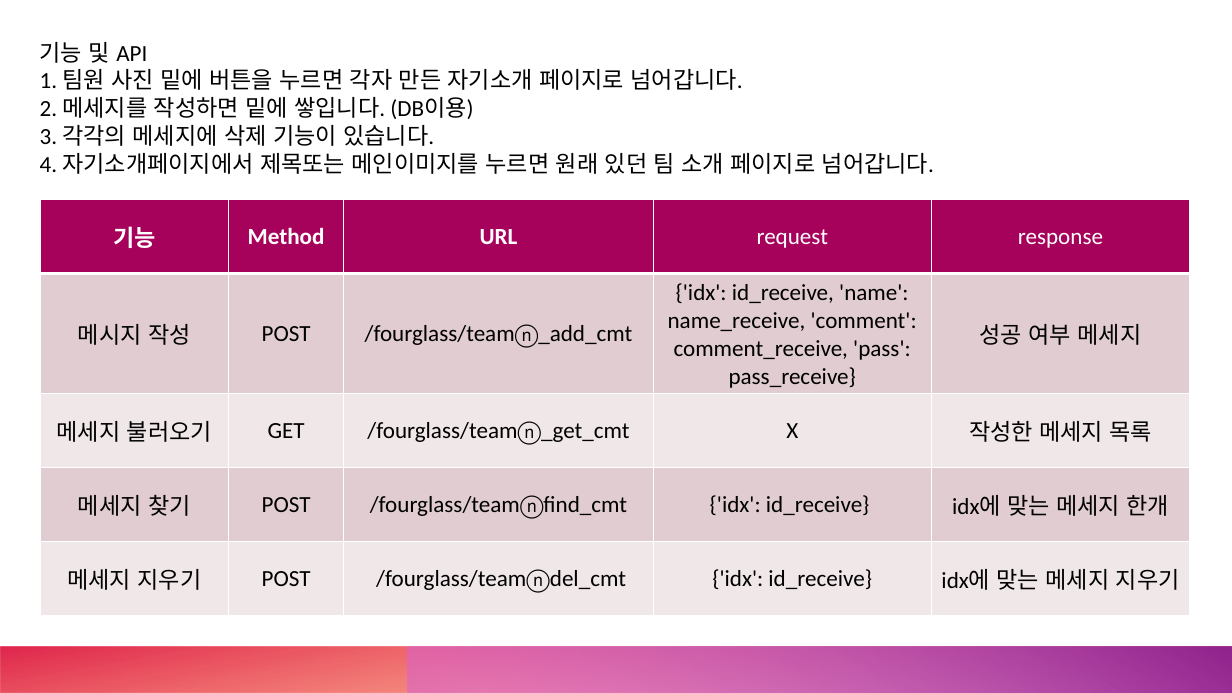
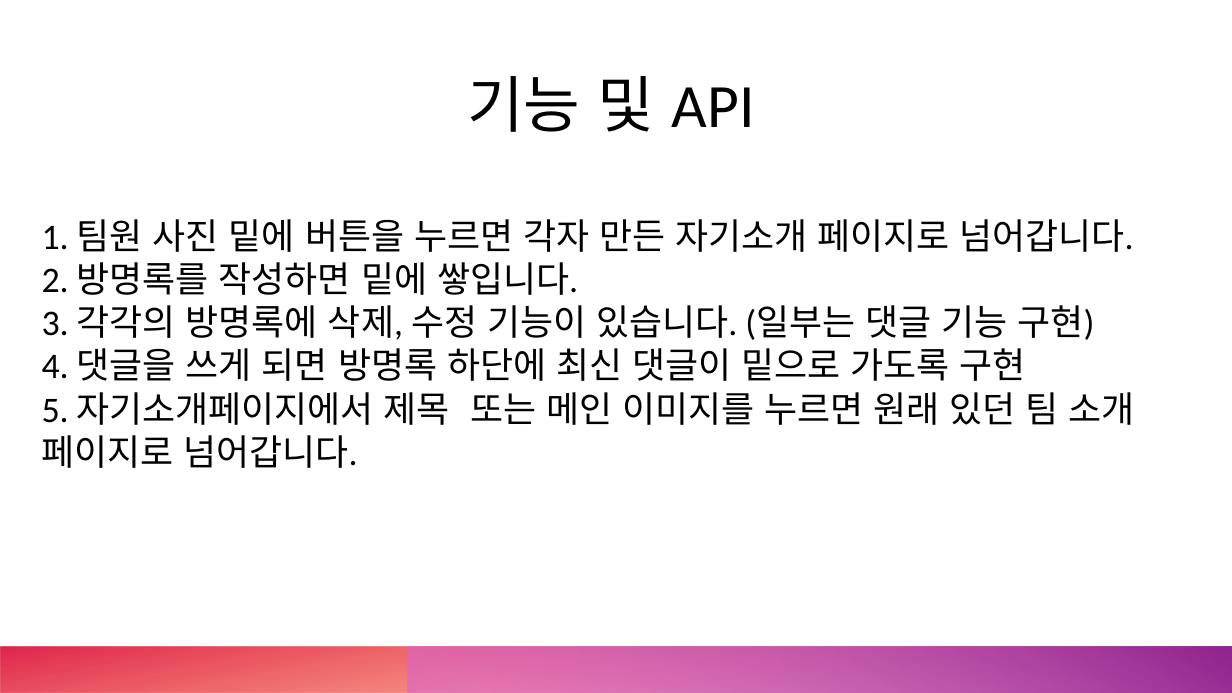
Before and after one commit to Mrgil0/FourGlass, a slide deck: slide 4 of FourGlass/FourGlass.pptx. Drawn at 1232x693 pixels with LibreOffice and Linux fonts; fonts in the diff are those of the drawing. Boxes give left, top, right and bottom in pixels: in the first picture for what was removed or moved away, otherwise in the second. Text is boxed around its words. In the diff, an @@ line names an element or a change of style, - is before the commit and + after.

Commit message:
수정
변수 이름 수정, ppx수정

```diff
--- a/FourGlass/FourGlass.pptx
+++ b/FourGlass/FourGlass.pptx
@@ text "기능 및 API": place and size @@
-text "기능 및 API" at [40,42,934,174]
+text "기능 및 API" at [42,76,1134,468]
@@ text at [42,76,1133,252]: size 18 to 48 pt in "기능 및 API"; size 18 to 28 pt in "1. 팀원 사진 밑에 버튼을 누르면 각자 ..."; alignment left to centre @@
@@ table removed at [40,200,1190,616], 5 rows, 5 columns @@
-기능 | Method | URL | request | response
-메시지 작성 | POST | /fourglass/teamⓝ_add_cmt | {'idx': id_receive, 'name': name_receive, 'comment': comment_receive, 'pass': pass_receive} | 성공 여부 메세지
-메세지 불러오기 | GET | /fourglass/teamⓝ_get_cmt | X | 작성한 메세지 목록
-메세지 찾기 | POST | /fourglass/teamⓝfind_cmt | {'idx': id_receive} | idx에 맞는 메세지 한개
-메세지 지우기 | POST | /fourglass/teamⓝdel_cmt | {'idx': id_receive} | idx에 맞는 메세지 지우기
@@ text at [42,262,1134,468]: text changed; size 18 to 28 pt @@
-2. 메세지를 작성하면 밑에 쌓입니다. (DB이용)
-3. 각각의 메세지에 삭제 기능이 있습니다.
-4. 자기소개페이지에서 제목또는 메인이미지를 누르면 원래 있던 팀 소개 페이지로 넘어갑니다.
+2. 방명록를 작성하면 밑에 쌓입니다.
+3. 각각의 방명록에 삭제, 수정 기능이 있습니다. (일부는 댓글 기능 구현)
+4. 댓글을 쓰게 되면 방명록 하단에 최신 댓글이 밑으로 가도록 구현
+5. 자기소개페이지에서 제목 또는 메인 이미지를 누르면 원래 있던 팀 소개 페이지로 넘어갑니다.
```
Also in this commit, not shown: 3 other slides changed, 2 slides added, 2 other files.
